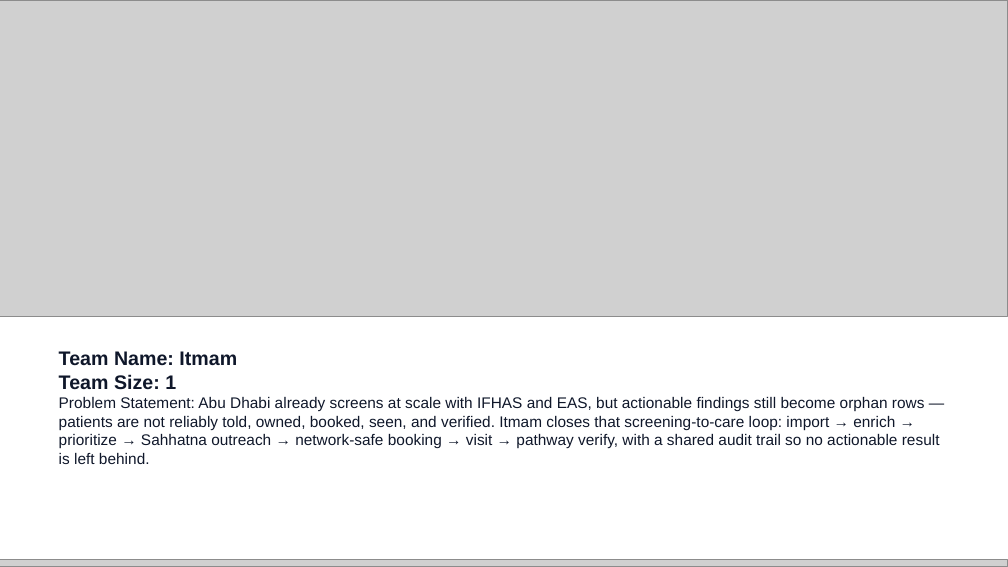
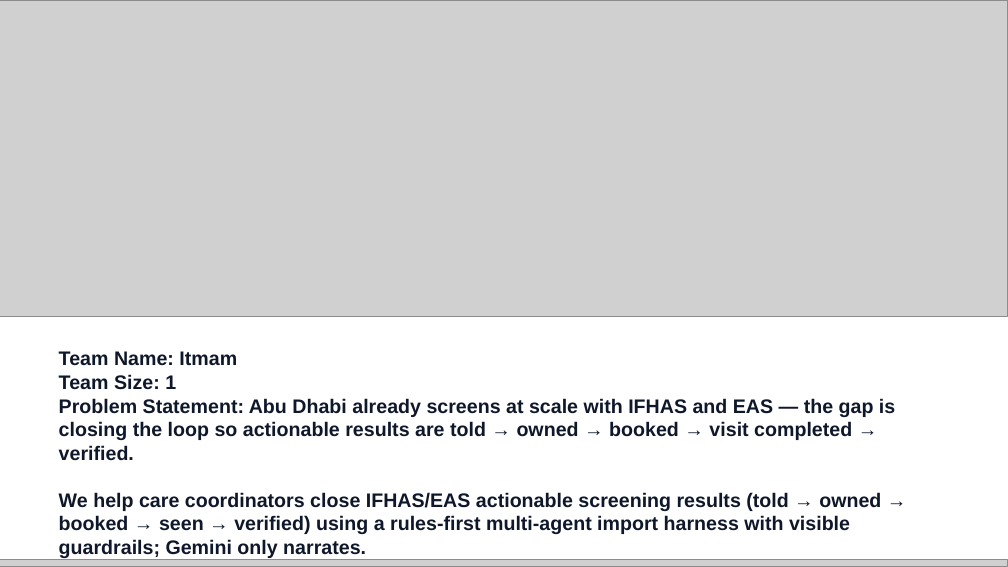
Before and after one commit to 11716807/itmam, a slide deck: slide 1 of docs/Itmam_Future_Health_Digital_Innovation_Challenge_Submission.pptx. Drawn at 1008x567 pixels with LibreOffice and Linux fonts; fonts in the diff are those of the drawing; grey boxes stand for pictures. Boxes give left, top, right and bottom in pixels: in the first picture for what was removed or moved away, otherwise in the second. Text is boxed around its words. In the diff, an @@ line names an element or a change of style, - is before the commit and + after.

```diff
--- a/docs/Itmam_Future_Health_Digital_Innovation_Challenge_Submission.pptx
+++ b/docs/Itmam_Future_Health_Digital_Innovation_Challenge_Submission.pptx
@@ text at [59, 351, 895, 558]: text changed; size 11 to 14 pt; bold on @@
-Team Name: Itmam
-Team Size: 1
-Problem Statement: Abu Dhabi already screens at scale with IFHAS and EAS, but actionable findings still become orphan rows — patients are not reliably told, owned, booked, seen, and verified. Itmam closes that screening-to-care loop: import → enrich → prioritize → Sahhatna outreach → network-safe booking → visit → pathway verify, with a shared audit trail so no actionable result is left behind.
+Team Name: Itmam
+Team Size: 1
+Problem Statement: Abu Dhabi already screens at scale with IFHAS and EAS — the gap is closing the loop so actionable results are told → owned → booked → visit completed → verified.
+We help care coordinators close IFHAS/EAS actionable screening results (told → owned → booked → seen → verified) using a rules-first multi-agent import harness with visible guardrails; Gemini only narrates.
+Live: https://itmam-216812516383.asia-south1.run.app
```
Also in this commit, not shown: 9 other slides changed, 9 other files.
